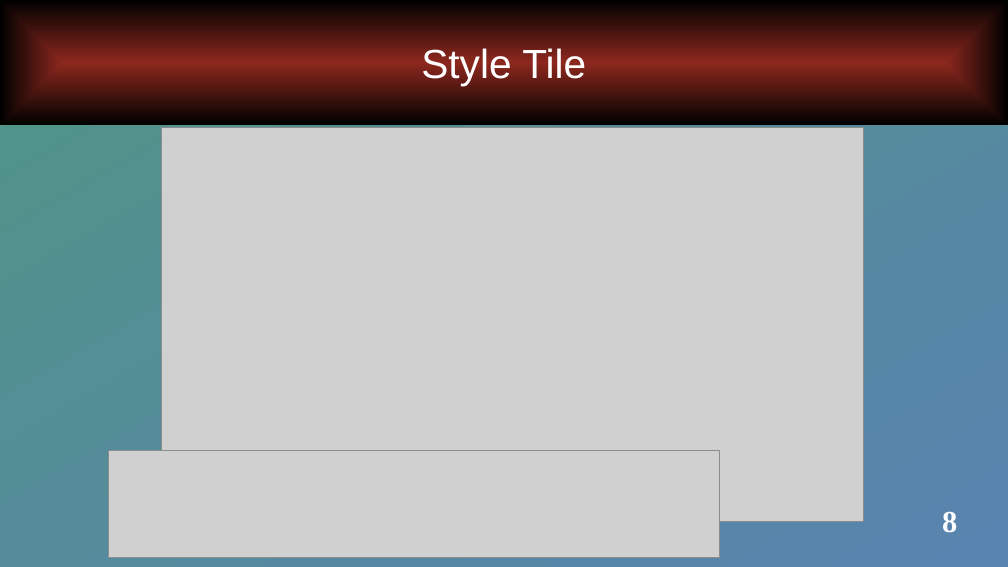
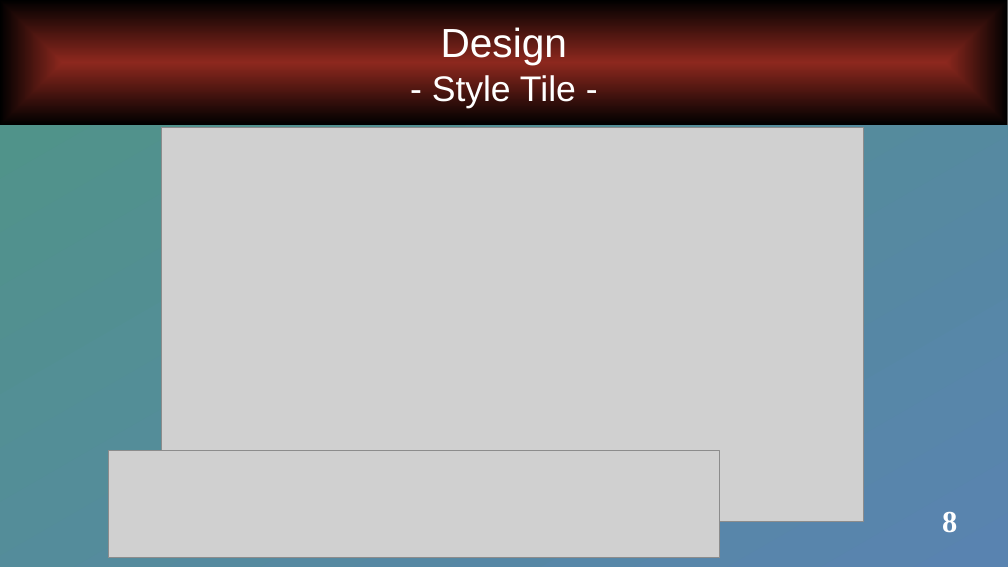
Before and after one commit to Arb4n/ADRAR-Repo-P3-2307, a slide deck: slide 8 of 230726OralProjetUMLMaquette/MeinProjekt_CDC.pptx. Drawn at 1008x567 pixels with LibreOffice and Linux fonts; fonts in the diff are those of the drawing; grey boxes stand for pictures. Boxes give left, top, right and bottom in pixels: in the first picture for what was removed or moved away, otherwise in the second. Text is boxed around its words. In the diff, an @@ line names an element or a change of style, - is before the commit and + after.

```diff
--- a/230726OralProjetUMLMaquette/MeinProjekt_CDC.pptx
+++ b/230726OralProjetUMLMaquette/MeinProjekt_CDC.pptx
@@ text in rectangle at [432, 25, 576, 108]: text changed; size 32 to 28 pt @@
-Style Tile
+Design
+- Style Tile -
```
Also in this commit, not shown: 9 other slides changed, 4 slides added, 3 slides removed, 1 other file.
